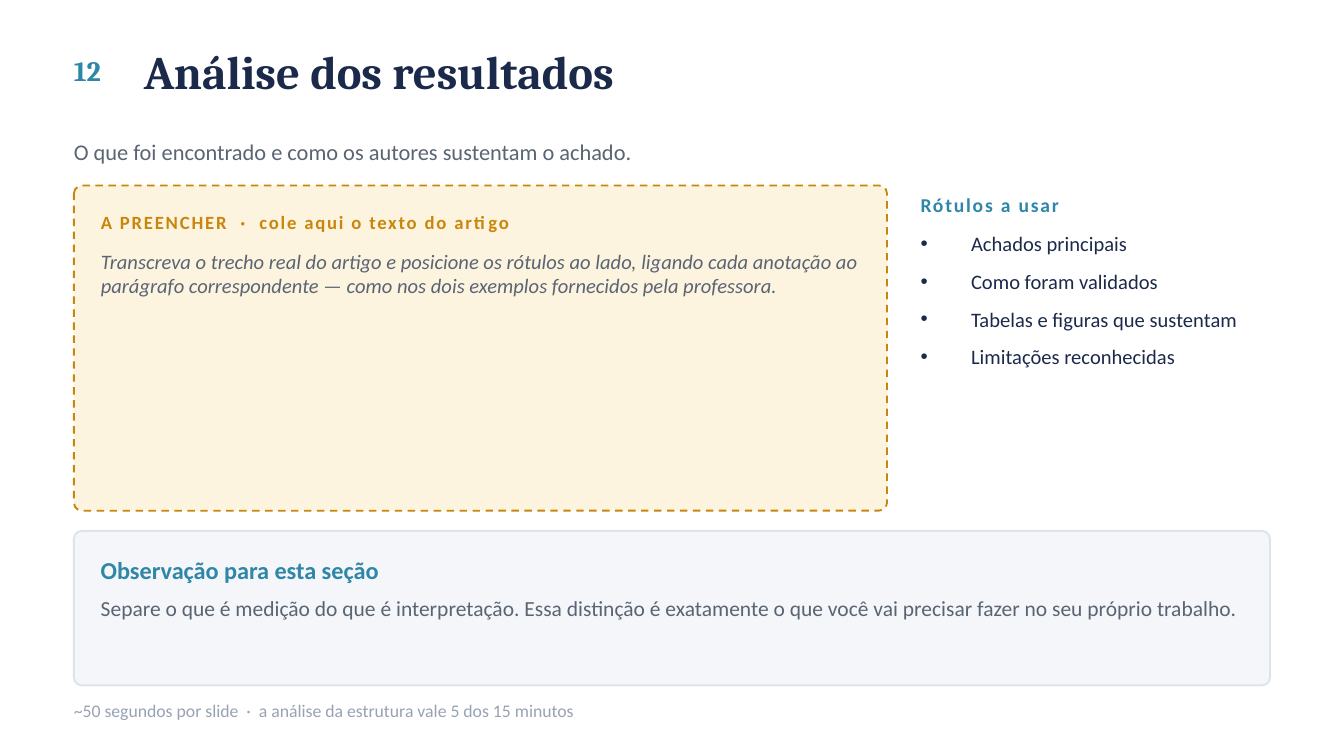
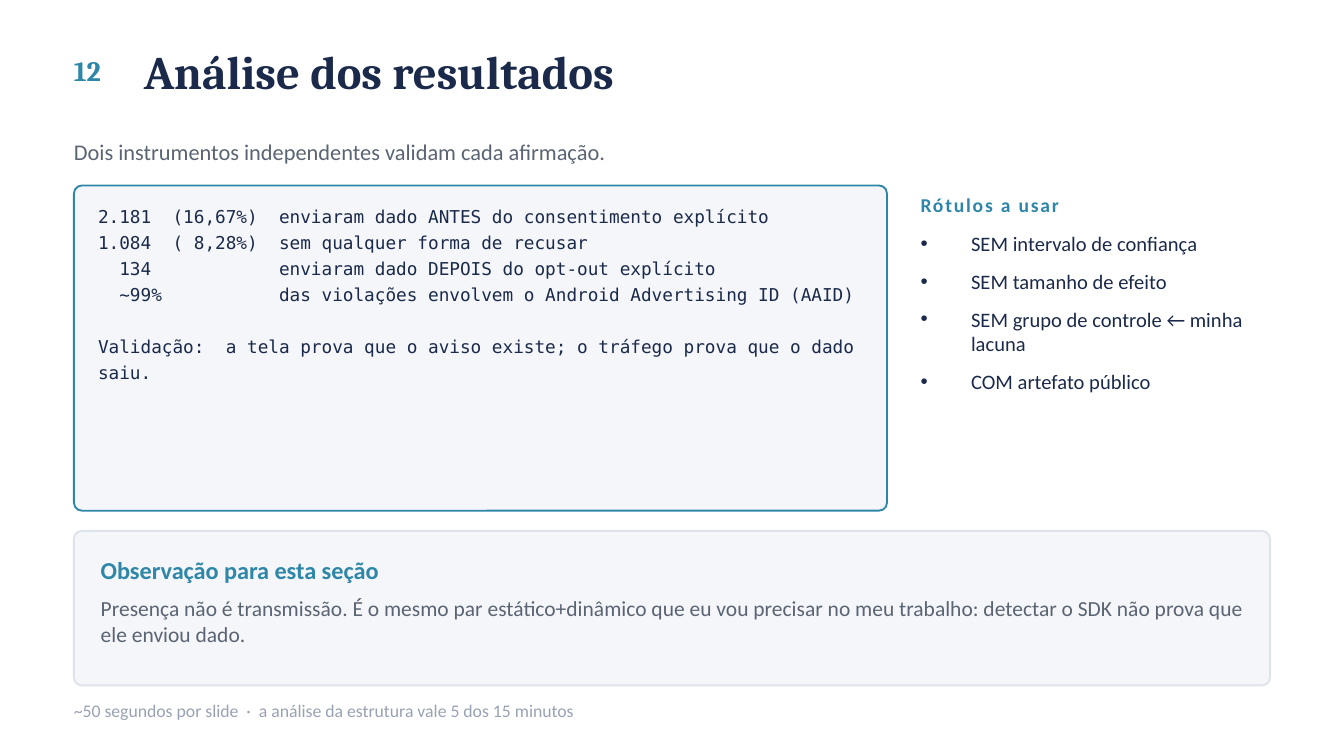
Before and after one commit to ClaudioAMF1/TCC, a slide deck: slide 13 of seminario/seminario-analise-de-artigo.pptx. Drawn at 1344x756 pixels with LibreOffice and Linux fonts; fonts in the diff are those of the drawing. Boxes give left, top, right and bottom in pixels: in the first picture for what was removed or moved away, otherwise in the second. Text is boxed around its words. In the diff, an @@ line names an element or a change of style, - is before the commit and + after.

```diff
--- a/seminario/seminario-analise-de-artigo.pptx
+++ b/seminario/seminario-analise-de-artigo.pptx
@@ text at box(74, 144, 605, 164): text changed @@
-O que foi encontrado e como os autores sustentam o achado.
+Dois instrumentos independentes validam cada afirmação.
@@ rounded rectangle at box(74, 185, 887, 511): fill #FDF4E0 to #F4F6F9; outline #C8860D 1 pt dashed to #2E86A8 1 pt @@
@@ text added at box(98, 209, 854, 357), 9.5 pt, text #1B2A4A @@
+2.181 (16,67%) enviaram dado ANTES do consentimento explícito
+1.084 ( 8,28%) sem qualquer forma de recusar
+134 enviaram dado DEPOIS do opt-out explícito
+~99% das violações envolvem o Android Advertising ID (AAID)
+Validação: a tela prova que o aviso existe; o tráfego prova que o dado saiu.
@@ text removed at box(101, 216, 447, 232) @@
-A PREENCHER · cole aqui o texto do artigo
@@ text at box(971, 236, 1243, 393): text changed @@
-• Achados principais
-• Como foram validados
-• Tabelas e figuras que sustentam
-• Limitações reconhecidas
+• SEM intervalo de confiança
+• SEM tamanho de efeito
+• SEM grupo de controle ← minha lacuna
+• COM artefato público
@@ text removed at box(101, 254, 857, 297) @@
-Transcreva o trecho real do artigo e posicione os rótulos ao lado, ligando cada anotação ao parágrafo correspondente — como nos dois exemplos fornecidos pela professora.
@@ text at box(101, 598, 1242, 642): text changed @@
-Separe o que é medição do que é interpretação. Essa distinção é exatamente o que você vai precisar fazer no seu próprio trabalho.
+Presença não é transmissão. É o mesmo par estático+dinâmico que eu vou precisar no meu trabalho: detectar o SDK não prova que ele enviou dado.
```
Also in this commit, not shown: 8 other slides changed, 3 other files.
